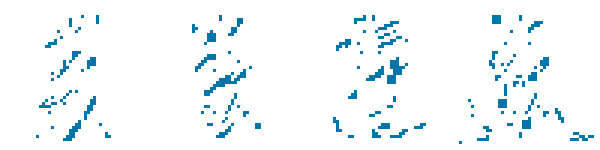
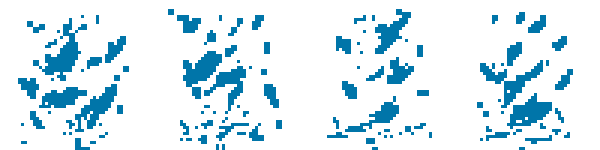
Layers edited between the first and the second 600x150 image:
painted on "图层 4" over [18, 9, 594, 150]
